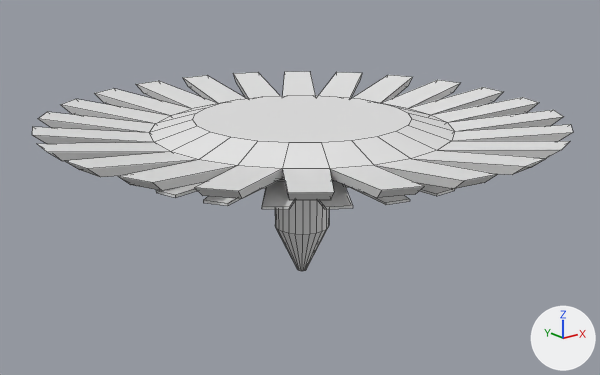
An edit to the Blender file CreateGameJamSpring2021_g18/Assets/WIP/HC/flowertop-01.blend, drawn before and after from the same camera.
Camera for both pictures: a camera (50 mm lens) standing at (-0.45, -0.559, 0.293) and looking at (0.003, 0.007, 0.067). Every picture has the same lights, and +X, +Y and +Z are marked at lower right. Mesh edges are drawn as thin lines.

The scene before the commit, as lines of its bpy script (objects in view):
```python
me_flowertop_01 = bpy.data.meshes.new('Flowertop-01')
me_flowertop_01.from_pydata(...)  # 456 vertices, 434 faces; spans x -0.227..0.227, y -0.227..0.227, z 0.0..0.148
ob_cylinder = bpy.data.objects.new('Cylinder', me_flowertop_01)
ob_cylinder.location = (0.0, 0.0, -0.0109)
```
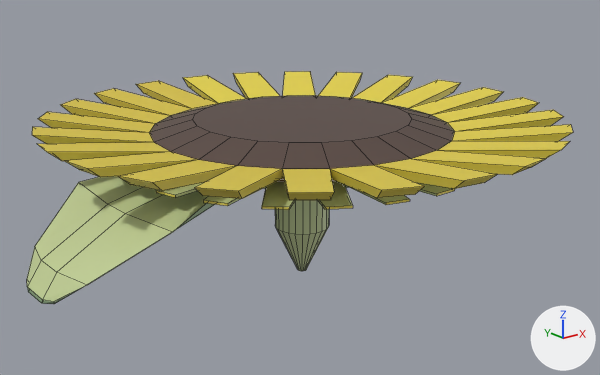
Edits to the bpy script that builds the scene:
```text
Add img_flowertop_01_texture_png:
    img_flowertop_01_texture_png = load_image('flowertop-01-texture.png', 'flowertop-01-texture.png', 32, 32, 'sRGB')
Add mat_material:
    mat_material = principled_material('Material')
    mat_material.texture = img_flowertop_01_texture_png
Change me_flowertop_01:
    used by ob_cylinder; location = (0.0, 0.0, -0.0109)
    remove me_flowertop_01.from_pydata(...)  # 456 vertices, 434 faces; spans x -0.227..0.227, y -0.227..0.227, z 0.0..0.148
    add me_flowertop_01.from_pydata(...)  # 504 vertices, 482 faces; spans x -0.252..0.273, y -0.227..0.227, z 0.0..0.148
    me_flowertop_01 part 1
    3 faces are deleted
    24 vertices are added at x -0.252..-0.175, y -0.071..0.084, z 0.044..0.098
    27 new faces join them
    me_flowertop_01 part 2: 428 faces spanning x -0.227..0.227, y -0.227..0.227, z 0.0..0.148 switch from no material to mat_material (picture img_flowertop_01_texture_png)
```

Changed parts and their boxes [x1, y1, x2, y2] in the pictures (600 x 375 px):
'Cylinder', reshaped (16% taller)
    before: [32, 71, 573, 271]
    after: [27, 71, 573, 304]
part 1 of me_flowertop_01, built on (green)
    after: [27, 176, 215, 304]
part 2 of me_flowertop_01, recoloured
    both: [32, 71, 573, 271]
